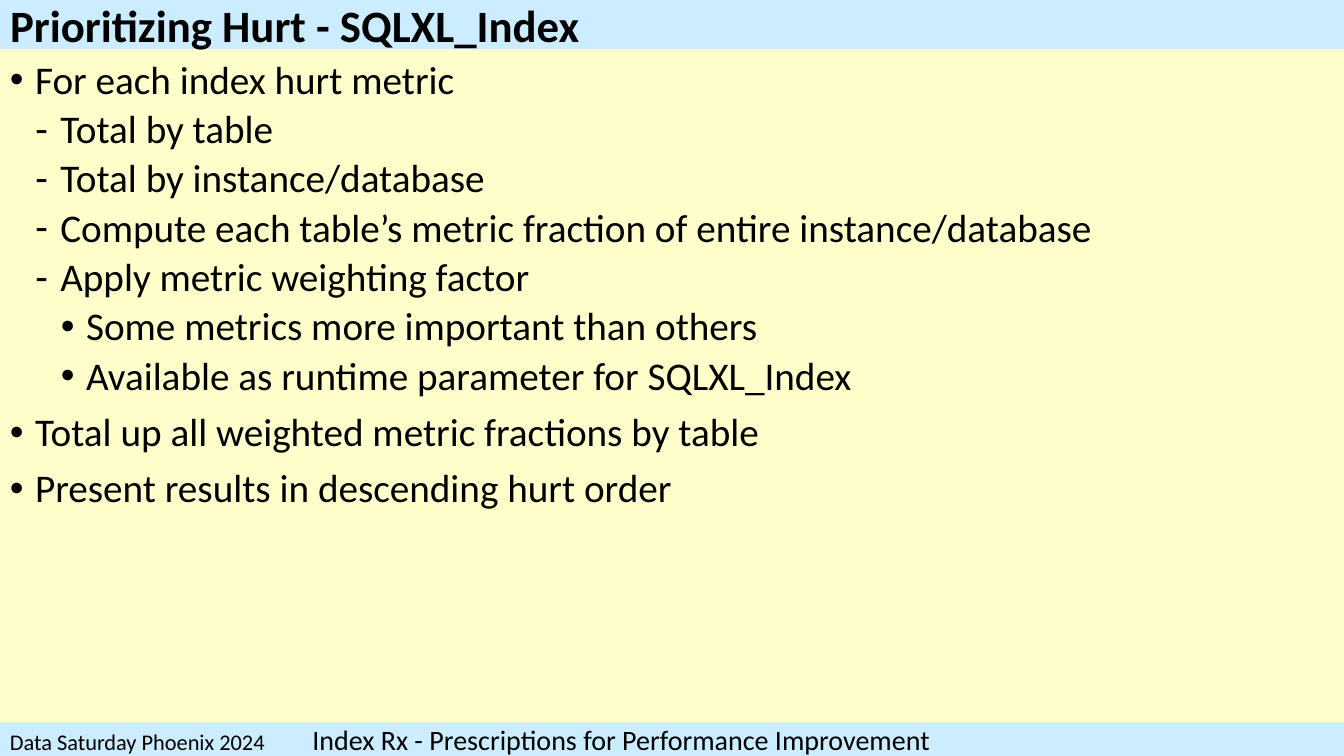
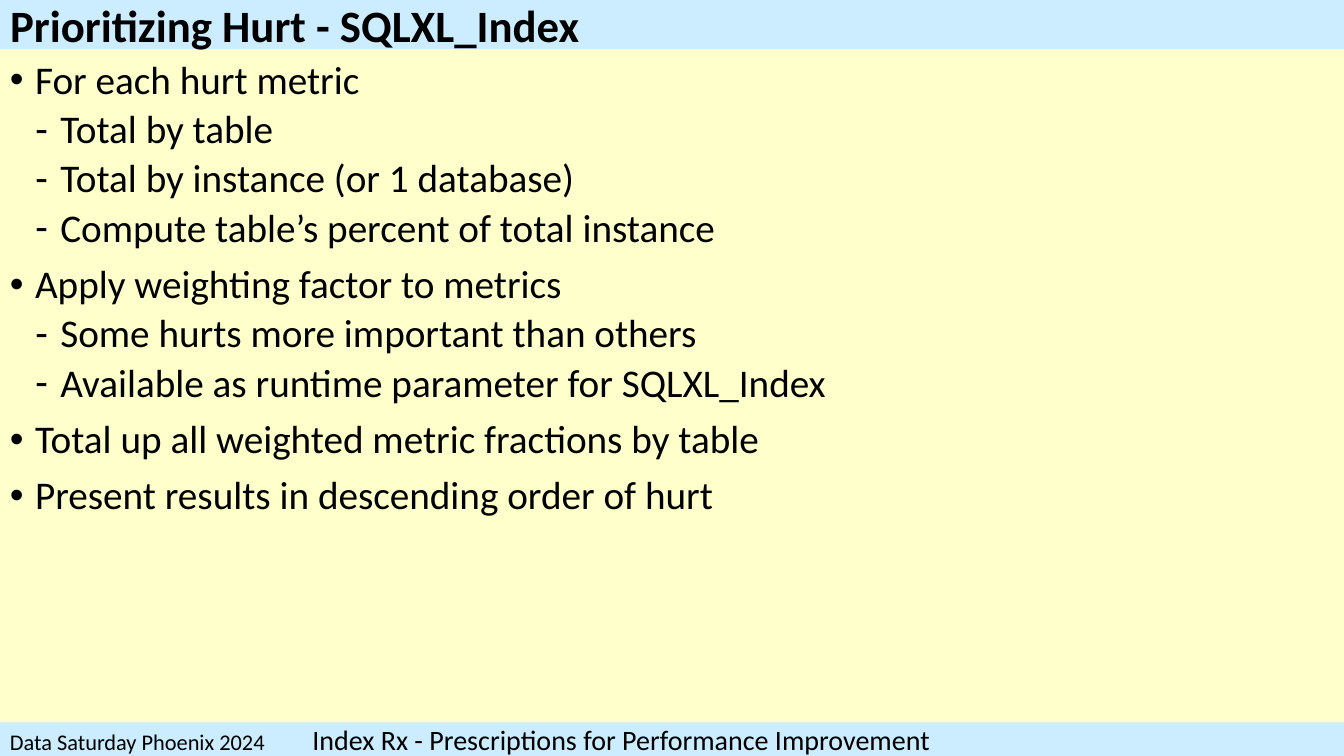
Before and after one commit to SQLXL/SQLXL, a slide deck: slide 23 of SQLXL_Index.pptx (slide 28 before the commit). Drawn at 1344x756 pixels with LibreOffice and Linux fonts; fonts in the diff are those of the drawing. Boxes give left, top, right and bottom in pixels: in the first picture for what was removed or moved away, otherwise in the second. Text is boxed around its words. In the diff, an @@ line names an element or a change of style, - is before the commit and + after.

```diff
--- a/SQLXL_Index.pptx
+++ b/SQLXL_Index.pptx
@@ text at (35,66,360,95): text changed @@
-• For each index hurt metric
+• For each hurt metric
@@ text at (35,163,715,354): text changed @@
-  ‐ Total by instance/database
-  ‐ Compute each table’s metric fraction of entire instance/database
-  ‐ Apply metric weighting factor
-    • Some metrics more important than others
+  ‐ Total by instance (or 1 database)
+  ‐ Compute table’s percent of total instance
+• Apply weighting factor to metrics
+  ‐ Some hurts more important than others
@@ text at (60,369,826,404): bullet • to ‐; list level 3 to 2 in "Available as runtime parameter for ..." @@
@@ text at (35,481,713,516): text changed @@
-• Present results in descending hurt order
+• Present results in descending order of hurt
```
Also in this commit, not shown: 44 other slides changed, 1 slide added, 10 slides removed, 1 other file.
